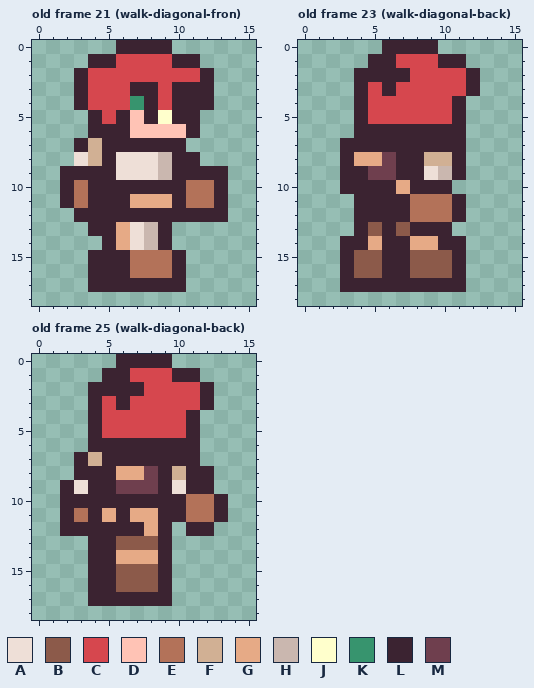
Two versions of one pixel-art file, Assets/Resources/Player/Sprites/Movement/player-walking.aseprite. That is the earlier state.
16x19 pixels, 25 frames. Shown: old frame 21 (walk-diagonal-fron), old frame 23 (walk-diagonal-back), old frame 25 (walk-diagonal-back). The commit also changed other frames, which this record leaves out.
Visible layers, top first: "Layer 3", "Layer 1".
Palette (. is transparent): A #eedfd7  B #8c5a4a  C #d6474e  D #ffc3b5  E #b37259  F #d1b094  G #e6aa86  H #cab7af  J #ffffcc  K #37946e  L #3b2331  M #6f3f4e
Pixels before, old frame 21 (walk-diagonal-fron), first column x 2:
 0 ....LLLL....
 1 ..LLCCCCLL..
 2 .LCCCCCCCCL.
 3 .LCCCLLCLLL.
 4 .LCCCKLCLLL.
 5 ..LCLDLJLL..
 6 ..LLLDDDDL..
 7 .LFLLLLLL...
 8 .AFLAAAHLL..
 9 LLLLAAAHLLLL
10 LELLLLLLLEEL
11 LELLLGGGLEEL
12 .LLLLLLLLLLL
13 ..LLGAHL....
14 ...LGAHL....
15 ..LLLEEEL...
16 ..LLLEEEL...
17 ..LLLLLLL...
Pixels before, old frame 23 (walk-diagonal-back), first column x 3:
 0 ...LLLL...
 1 ..LLCCCLL.
 2 .LLLLCCCCL
 3 .LCLCCCCCL
 4 .LCCCCCCL.
 5 .LCCCCCCL.
 6 .LLLLLLLL.
 7 LLLLLLLLL.
 8 LGGMLLFFL.
 9 LLMMLLAHL.
10 LLLLGLLL..
11 .LLLLEEEL.
12 .LLLLEEEL.
13 .LBLBLLL..
14 LLGLLGGLL.
15 LBBLLBBBL.
16 LBBLLBBBL.
17 LLLLLLLLL.
Pixels before, old frame 25 (walk-diagonal-back), first column x 2:
 0 ....LLLL....
 1 ...LLCCCLL..
 2 ..LLLLCCCCL.
 3 ..LCLCCCCCL.
 4 ..LCCCCCCL..
 5 ..LCCCCCCL..
 6 ..LLLLLLLL..
 7 .LFLLLLLLL..
 8 .LLLGGMLFLL.
 9 LALLMMMLALL.
10 LLLLLLLLLEEL
11 LELGLGGLLEEL
12 LLLLLLGL.LL.
13 ..LLBBBL....
14 ..LLGGGL....
15 ..LLBBBL....
16 ..LLBBBL....
17 ..LLLLLL....
Now the later version:
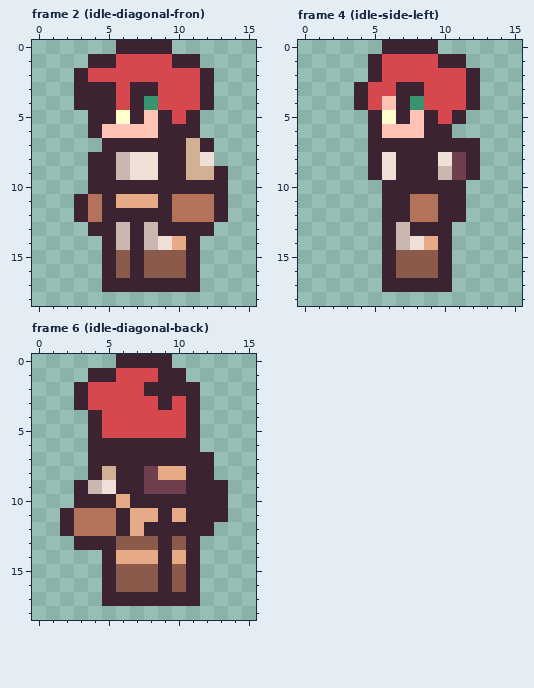
A new or re-ordered frame is compared with the old frame closest to it.
The author wrote: player walking animation now working properly during walk state
The edit:
frames 25 -> 40
Changed rows in their new state; - is an unchanged pixel.
Frame 2 (idle-diagonal-fron) is new; against old frame 21 (walk-diagonal-fron), layers "Layer 3", "Layer 1":
first column x 2:
 3 --LL----CC-
 4 --LL-LK-CC-
 5 ---LJLDLC--
 6 ---DD--LL--
 7 -..------FL
 8 -.L-H--L-FA
 9 ..--H--L-FF
10 ..-------LL
11 .LE-G--LE--
12 --E-----EEE
13 ----HL--LLL
14 ----HL-AGL-
15 --.-BLBBBL-
16 --.-BLBBBL-
17 --.------L-
Frame 4 (idle-side-left) is new; against old frame 23 (walk-diagonal-back), layers "Layer 3", "Layer 1":
first column x 3:
 1 ---C------
 2 -.-CC-----
 3 ---CLL----
 4 ---DLK--CL
 5 -.LJLDL---
 6 -.-DDD--.-
 7 ..-------L
 8 ..LA--LAML
 9 ..LA--L-ML
10 ...-L---L-
11 -..----L--
12 -..----L--
13 -..-H-----
14 ...-HA--.-
15 ...-B--L.-
16 ...-B--L.-
17 ...-----.-
Frame 6 (idle-diagonal-back) is new; against old frame 25 (walk-diagonal-back), layers "Layer 3", "Layer 1":
first column x 3:
 1 -L-C--L-.-
 2 LCCCCLLLL.
 3 LC-C--L-L.
first column x 2:
 7 -.L-------L-
 8 -.-FLL-GG---
 9 .LHALL-MM--L
10 .---G----LL-
11 --EE----GLL-
12 -EEE-GL-L---
13 -L------BL--
14 --.-----GL--
15 --.-----BL--
16 --.-----BL--
17 --.-----LL--
Where, in picture pixels (left, top, right, bottom), the same in both pictures:
changed: (60, 82, 214, 292)
changed: (340, 54, 480, 292)
changed: (60, 368, 228, 606)
